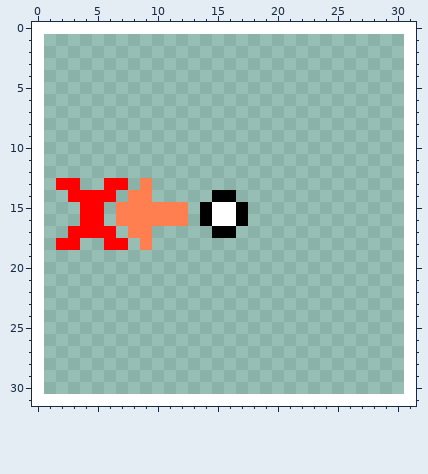
Pixel-art file, stored at assets/stations/null_fire.aseprite. The picture above was drawn from the file before the commit.
32x32 pixels, 1 frame.
Now the later version:
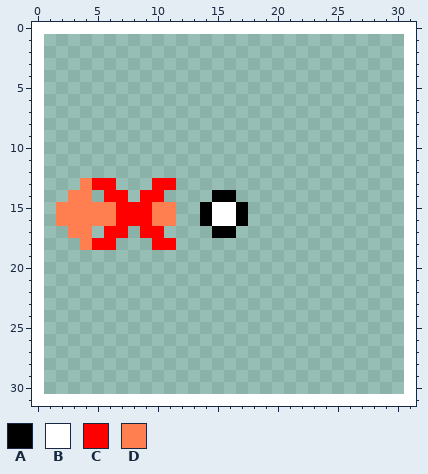
Palette (. is transparent): A #000000  B #ffffff  C #ff0000  D #ff7f50
The author wrote: Remove second ingredient preview (after applying station) for clarity. Add new sprite for Fire Nullification.
Diff:
Changed rows in their new state; - is an unchanged pixel.
first column x 2:
13 ..DC-.-.CC-
14 -DD.-C.CC--
15 DDDDDCCC--.
16 DDDDDCCC--.
17 -DD.-C.CC--
18 ..DC-.-.CC-
